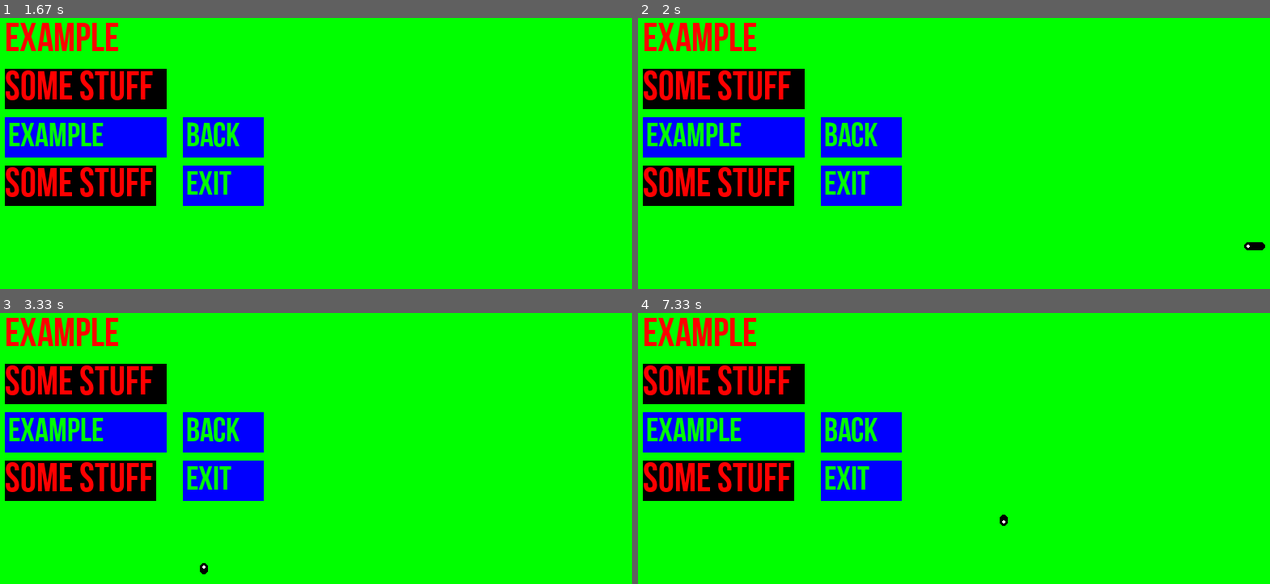
Above: before the commit, frames 1-4 (two rows, left to right).
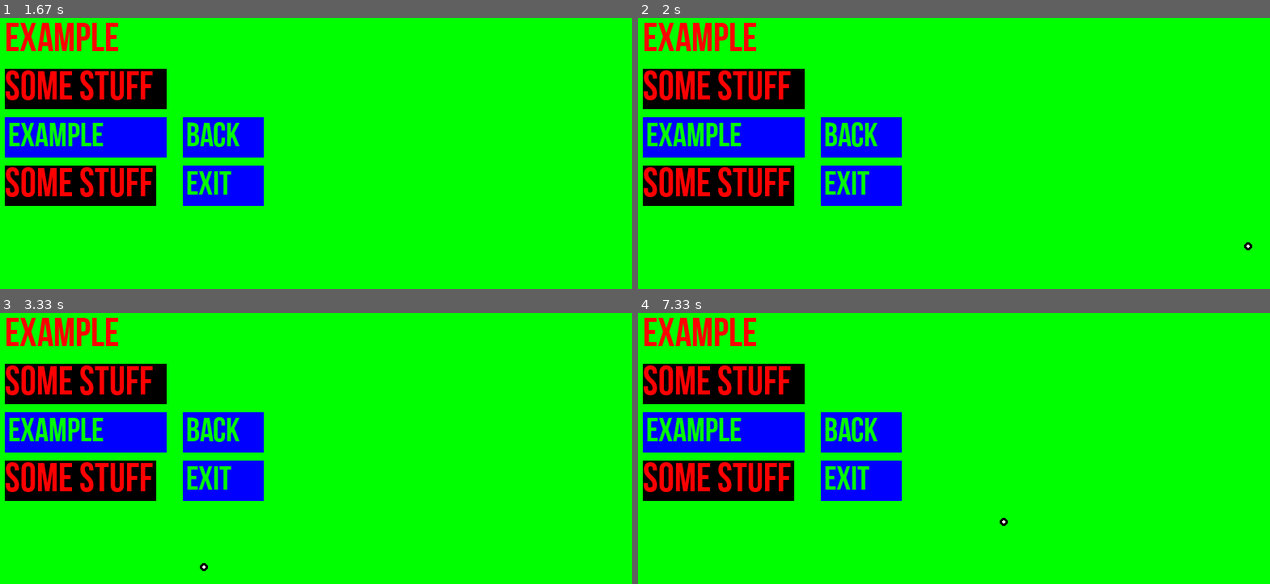
Above: after the commit, the same moments.

Repository: savagewil/Arcadia
Game: pygame game, started from ArcadiaCleint.py
Same seed, same stepped clock (60 frames per second), same inputs: the game is played once before the commit and once after it.
Inputs:
- Up to frame 1 (1.67 s): hold Right 0.33-0.8 s
- Up to frame 2 (2 s): hold Left from 1.72 s (still down)
- Up to frame 3 (3.33 s): release Left at 2.25 s; hold Down 2.28-2.58 s; hold Up from 3.05 s (still down)
- Up to frame 4 (7.33 s): release Up at 3.42 s; hold Right 3.45-4.08 s; tap Space at 4.52 s; hold Left 4.85-5.32 s; hold Right 5.35-5.82 s; hold Left 6.68-7.22 s; hold Down from 7.25 s (still down)

Frame 1 is identical in both runs. In frame 2, less than 0.1% of the frame differs, in the area x 96-100%, y 82-86%; in frame 3, less than 0.1%; in frame 4, less than 0.1%.

Commit message:
Modified

Diff:
--- a/ArcadiaCleint.py
+++ b/ArcadiaCleint.py
@@ -32,7 +32,7 @@
             Done = True
         elif not output[1] is None:
             Currentpage = output[1]
-    if count % 10 == 0:
+    if count % 2 == 0:
         Currentpage.display(Screen)
     mouse.display(Screen)
     pygame.display.flip()
